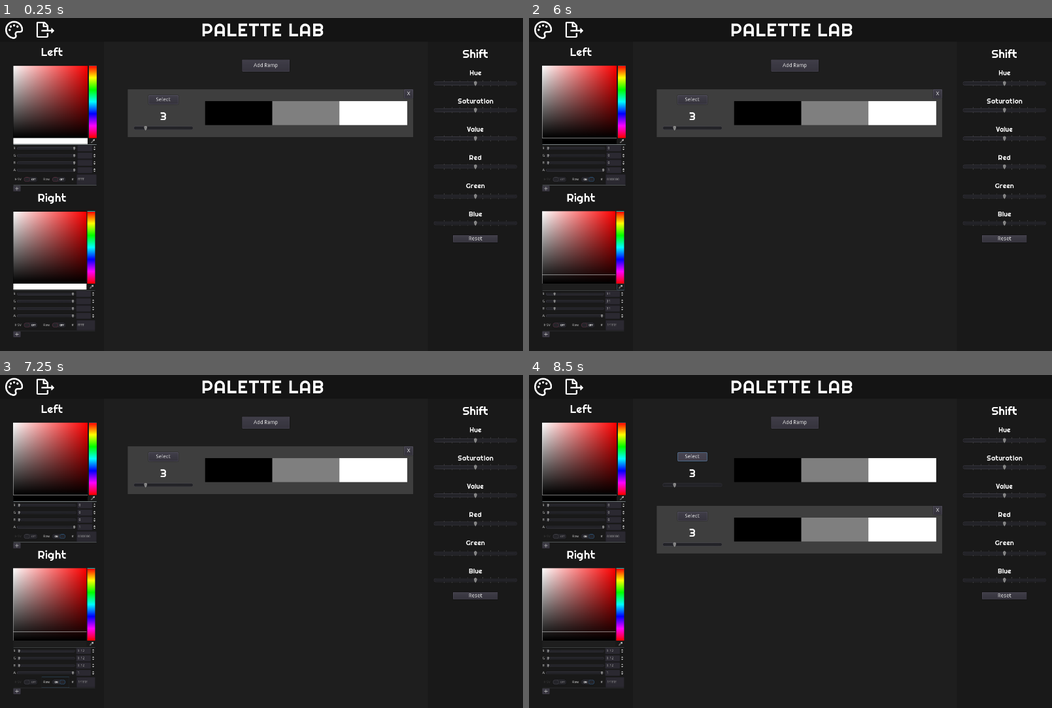
Above: before the commit, frames 1-4 (two rows, left to right).
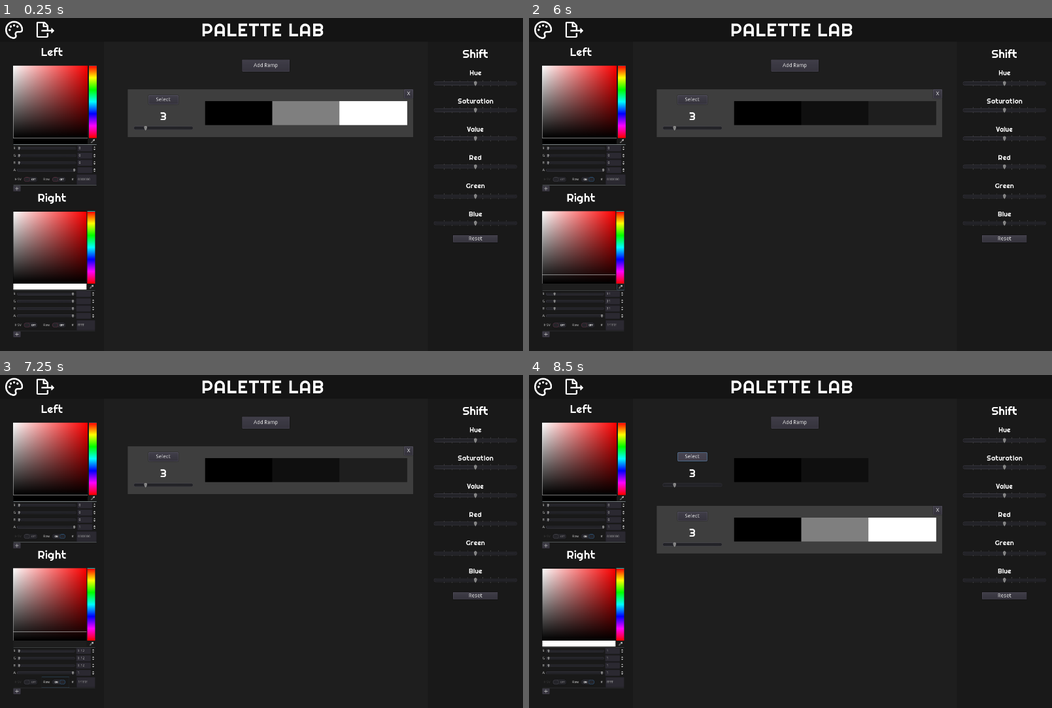
Above: after the commit, the same moments.

Repository: pbzona/palette_lab
Game: Godot game, scene res://src/Main.tscn
Two runs of this game, one before a commit and one after it. Both use one fixed random seed, a clock stepped at 60 frames per second and the inputs below.
Inputs (mouse positions are in pixels of both pictures, inside the frame that each line leads up to):
- Up to frame 1 (0.25 s): no input
- Up to frame 2 (6 s): click (544, 31) at 0.5 s; click (576, 31) at 1.25 s; click (544, 31) at 2 s; click (623, 141) at 2.77 s; click "HSV" at 3.5 s; click "Raw" at 4.25 s; click (623, 287) at 5.02 s; click "HSV" at 5.75 s
- Up to frame 3 (7.25 s): click "Raw" at 6.5 s
- Up to frame 4 (8.5 s): click "Add Ramp" at 7.25 s; click "Select" at 8 s

The runs differ from the first frame. In frame 1, 0.4% of the frame differs, in the area x 2-18%, y 14-49%; in frame 2, 1.9%; in frame 3, 1.9%; in frame 4, 2.2%, in the area x 2-78%, y 24-93%.
Error before the commit: Parse Error: The method "_update_shift" isn't declared in the current class. (res://src/workspaces/Create.gd:39)

Commit message:
Fix typo

Diff:
--- a/src/workspaces/Create.gd
+++ b/src/workspaces/Create.gd
@@ -31,7 +31,7 @@
 	var right = palette.active_ramp.state.get_right_color()
 	color_tools.set_picker_colors(left, right)
 
-func update_shift() -> void:
+func _update_shift() -> void:
 	shift_tools.set_shift(palette.active_ramp.shift)
 
 func _update_toolbars() -> void:
